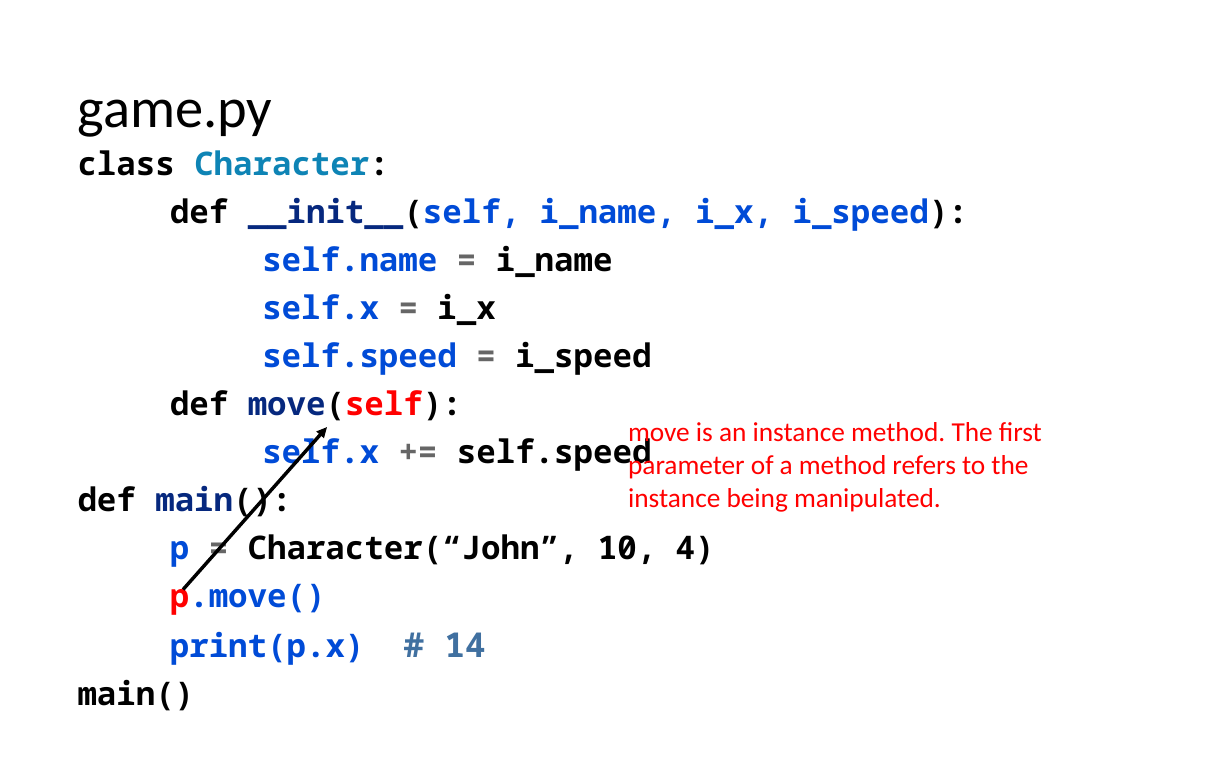
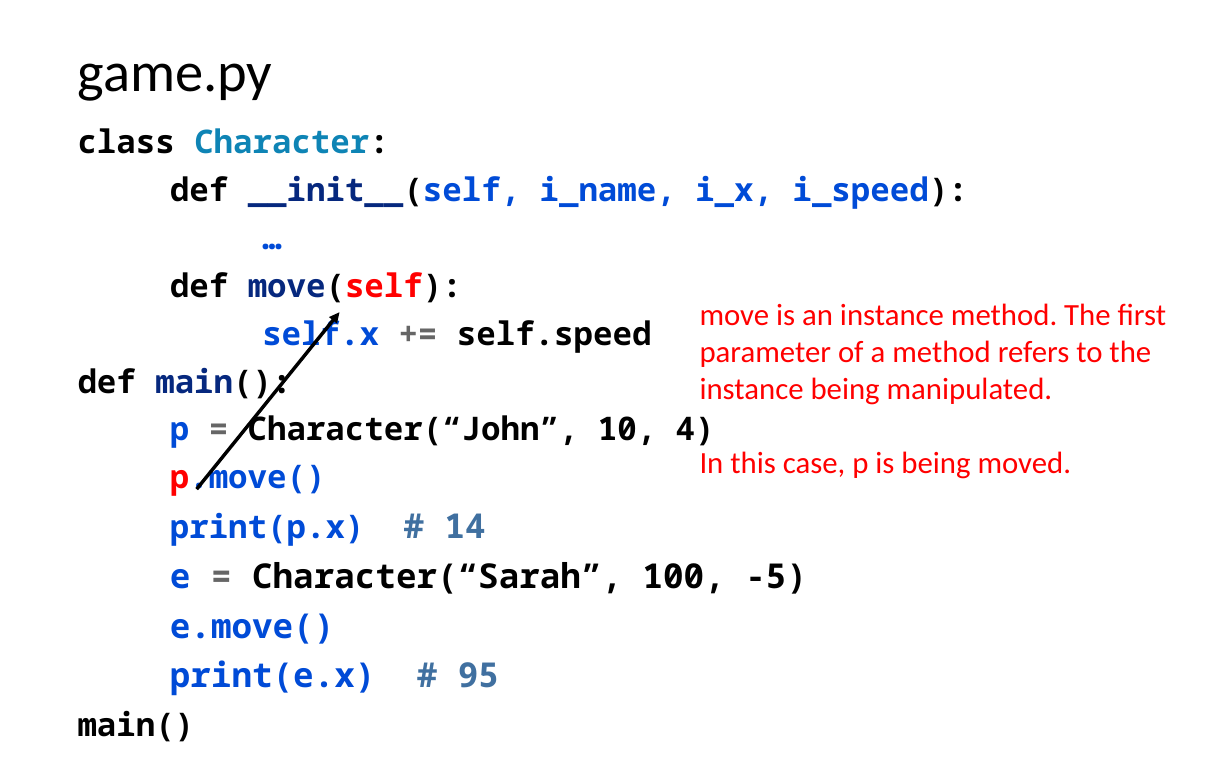
Before and after one commit to LongBaoNguyen/longbaonguyen.github.io, a slide deck: slide 7 of courses/apcsp/lect9.pptx (slide 6 before the commit). Drawn at 1232x770 pixels with LibreOffice and Linux fonts; fonts in the diff are those of the drawing. Boxes give left, top, right and bottom in pixels: in the first picture for what was removed or moved away, otherwise in the second. Text is boxed around its words. In the diff, an @@ line names an element or a change of style, - is before the commit and + after.

```diff
--- a/courses/apcsp/lect9.pptx
+++ b/courses/apcsp/lect9.pptx
@@ title "game.py": place and size @@
-title "game.py" at (78,99,273,137)
+title "game.py" at (78,63,273,101)
@@ text "class Character:": place and size @@
-text "class Character:" at (78,150,968,665)
+text "class Character:" at (78,128,968,742)
@@ text at (262,246,651,375): text changed @@
-self.name = i_name
-self.x = i_x
-self.speed = i_speed
+…
@@ text "move is an instance method. ...": place and size @@
-text "move is an instance method. ..." at (628,422,1042,512)
+text "move is an instance method. ..." at (700,303,1167,479)
@@ arrow moved from (184, 590) - (326, 428) to (197, 489) - (340, 312) @@
@@ text at (700,303,1167,405): size 16 to 18 pt in "move is an instance method. The first ..." @@
@@ text at (700,451,1072,479): paragraph added @@
+In this case, p is being moved.
@@ text at (170,562,807,696): paragraphs added @@
+e = Character(“Sarah”, 100, -5)
+e.move()
+print(e.x) # 95
```
Also in this commit, not shown: 5 other slides changed, 4 slides added, 6 other files.
